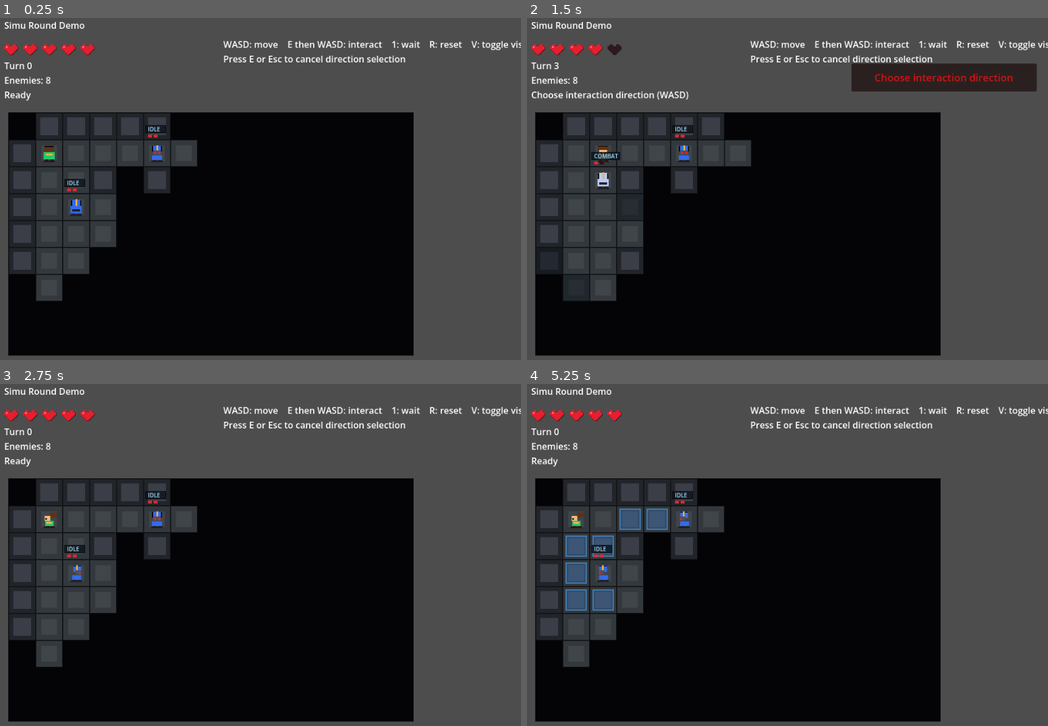
Above: before the commit, frames 1-4 (two rows, left to right).
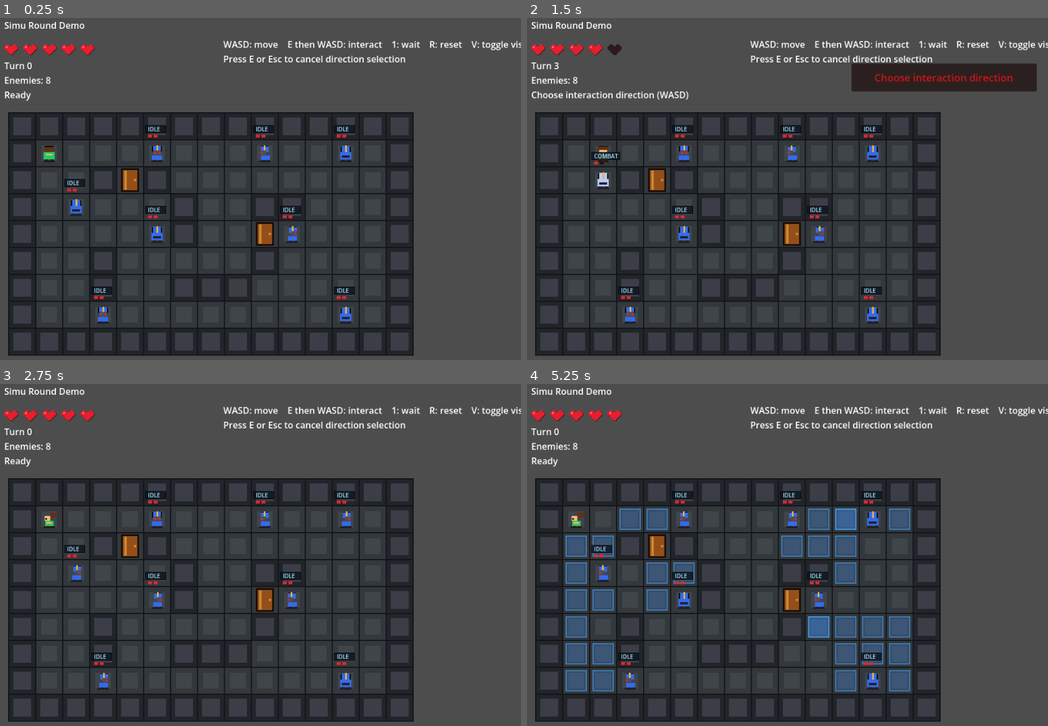
Above: after the commit, the same moments.

Repository: TreeGrassClanKindofLame/SimuRoundDemo
Game: Godot game, scene res://scenes/main.tscn
Same seed, same stepped clock (60 frames per second), same inputs: the game is played once before the commit and once after it.
Inputs:
- Up to frame 1 (0.25 s): no input
- Up to frame 2 (1.5 s): tap Enter at 0.5 s; hold D 0.53-1.28 s; tap 1 at 0.6 s; tap Space at 1.25 s; hold S from 1.28 s (still down); tap E at 1.35 s
- Up to frame 3 (2.75 s): tap Enter at 2 s; release S at 2.03 s; hold D from 2.03 s (still down); tap R at 2.1 s
- Up to frame 4 (5.25 s): tap Space at 2.75, 4.25 s; release D at 2.78 s; hold W 2.78-3.53 s; tap V at 2.85 s; tap Enter at 3.5 s; hold A 3.53-5.03 s; tap 1 at 3.6 s; tap E at 4.35 s; hold S from 5.03 s (still down); tap R at 5.1 s

The runs differ from the first frame. In frame 1, 40% of the frame differs, in the area x 1-80%, y 27-99%; in frame 2, 39%; in frame 3, 40%; in frame 4, 41%.

Commit message:
屏蔽迷雾功能

Diff:
--- a/scripts/main.gd
+++ b/scripts/main.gd
@@ -245,8 +245,9 @@
 		_create_enemy(Vector2i(3, 7), AIType.IDLE),
 		_create_enemy(Vector2i(12, 7), AIType.IDLE),
 	]
-	_reset_fog()
-	_update_player_fog()
+	# FOG TEMP DISABLED: Uncomment these calls to restore fog initialization.
+	# _reset_fog()
+	# _update_player_fog()
 	if play_reset_sound:
 		_play_sound("reset")
 	_update_hud()
@@ -279,7 +280,8 @@
 	var turn_event := _resolve_turn_intents(intents, snapshot)
 	var alert_event := ""
 	if player_alive:
-		_update_player_fog()
+		# FOG TEMP DISABLED: Uncomment to restore fog updates after each turn.
+		# _update_player_fog()
 		alert_event = _update_enemy_alerts()
 	if player_alive and player_action_event != "":
 		if _is_high_priority_turn_event(turn_event):
@@ -859,9 +861,11 @@
 func _is_cell_clear(cell: Vector2i) -> bool:
 	return _fog_state(cell) == FogState.CLEAR
 
-func _should_draw_enemy(enemy: Dictionary) -> bool:
-	var enemy_pos: Vector2i = enemy["pos"]
-	return _is_cell_clear(enemy_pos)
+func _should_draw_enemy(_enemy: Dictionary) -> bool:
+	# FOG TEMP DISABLED: Restore these lines and remove the unconditional return.
+	# var enemy_pos: Vector2i = _enemy["pos"]
+	# return _is_cell_clear(enemy_pos)
+	return true
 
 func _update_enemy_alerts() -> String:
 	var alerted_count := 0
@@ -1097,7 +1101,8 @@
 	_draw_map()
 	_draw_detection_ranges()
 	_draw_units()
-	_draw_fog()
+	# FOG TEMP DISABLED: Uncomment to restore the fog overlay.
+	# _draw_fog()
 
 func _draw_player_hp_hearts() -> void:
 	var heart_width := _heart_width(HEART_BLOCK)
@@ -1207,8 +1212,9 @@
 		var range_color := Color(0.22, 0.55, 1.0, 0.24)
 		var border_color := Color(0.30, 0.70, 1.0, 0.55)
 		for cell in _visible_detection_cells(enemy):
-			if not _is_cell_clear(cell):
-				continue
+			# FOG TEMP DISABLED: Uncomment to hide detection cells outside clear fog.
+			# if not _is_cell_clear(cell):
+			# 	continue
 			var rect := _cell_rect(cell).grow(-6)
 			draw_rect(rect, range_color)
 			draw_rect(rect, border_color, false, 2.0)
